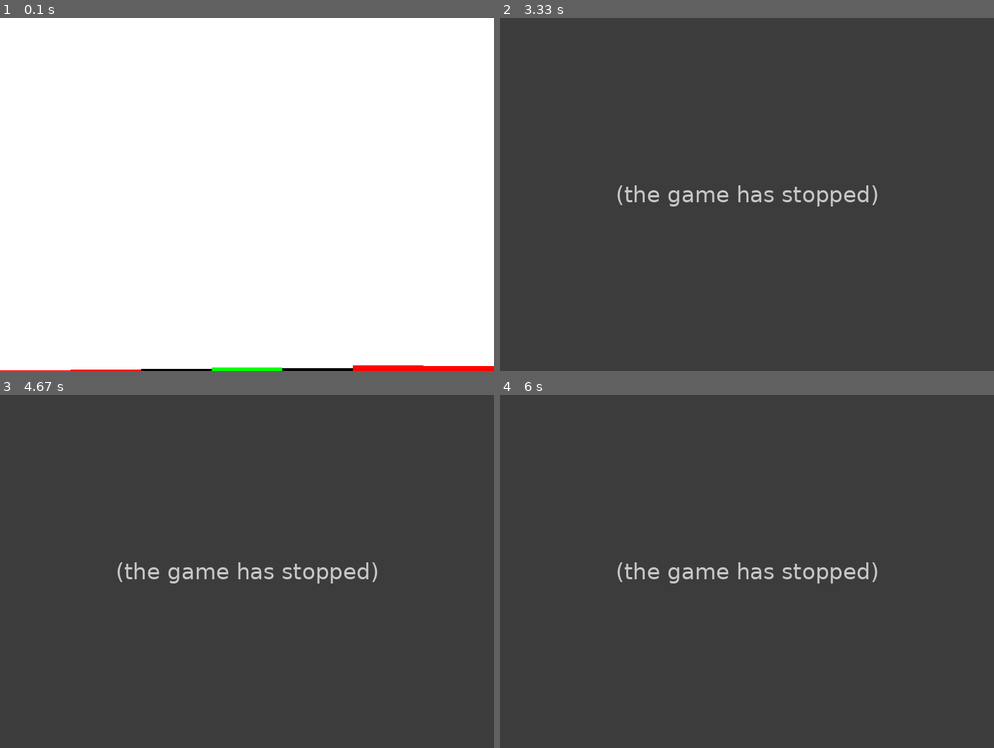
Above: before the commit, frames 1-4 (two rows, left to right).
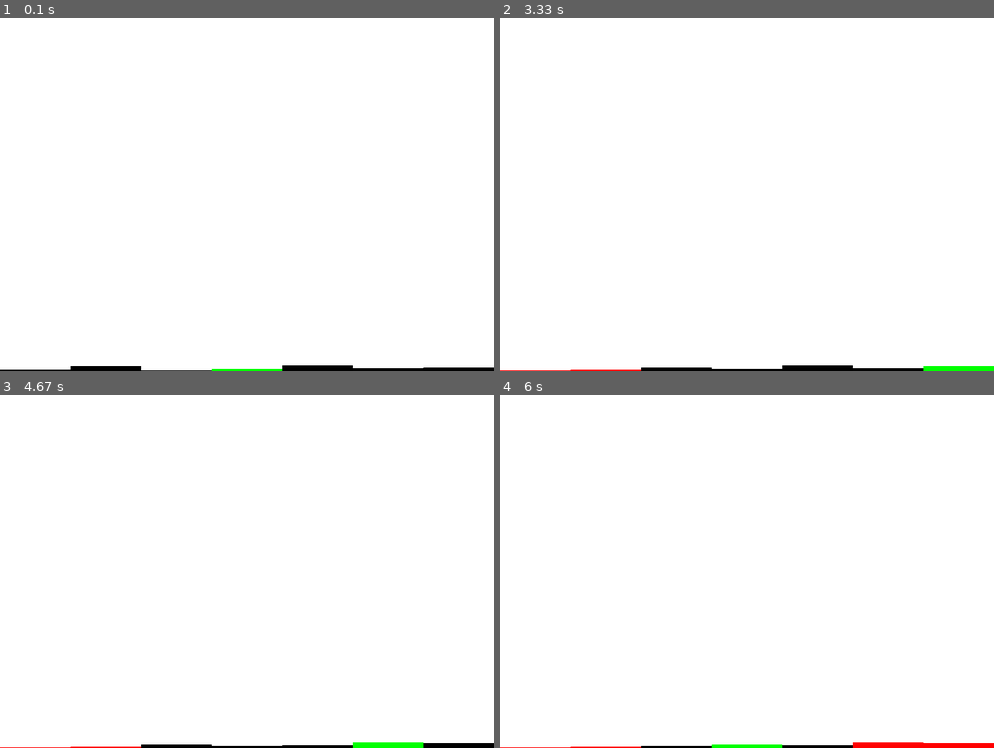
Above: after the commit, the same moments.

Repository: rolandtritsch/python-masterclass
Game: pygame game, started from quick/quick.py
Two runs of this game, one before a commit and one after it. Both use one fixed random seed, a clock stepped at 60 frames per second and the inputs below.
Inputs:
- Up to frame 1 (0.1 s): no input
- Up to frame 2 (3.33 s): no input
- Up to frame 3 (4.67 s): no input
- Up to frame 4 (6 s): no input

The runs differ from the first frame. In frame 1, 0.9% of the frame differs, in the area x 0-100%, y 98-100%; in frame 2, 100%, in the area x 0-100%, y 0-100%; in frame 3, 100%; in frame 4, 100%.
Before the commit the program exited at 3.13 s; later frames show no game.

Commit message:
Bug-fix: Slow down the animation.

Diff:
--- a/quick/quick.py
+++ b/quick/quick.py
@@ -19,7 +19,6 @@
 # Set the width and height of the screen [width, height]
 WIDTH = 700
 HEIGHT = 500
-FPS = 60
 
 # Initialize pygame
 pygame.init()
@@ -27,7 +26,6 @@
 # Set up the screen
 screen = pygame.display.set_mode((WIDTH, HEIGHT))
 pygame.display.set_caption("Quick-Sort Visualization")
-clock = pygame.time.Clock()
 
 # Function to draw the array on the screen
 def draw_array(arr, left_index, right_index, current_index):
@@ -60,7 +58,7 @@
             j -= 1
         else:
             draw_array(arr, left, right, i)
-        clock.tick(FPS)
+        time.sleep(1)
     quicksort(arr, left, j)
     quicksort(arr, i, right)
 
